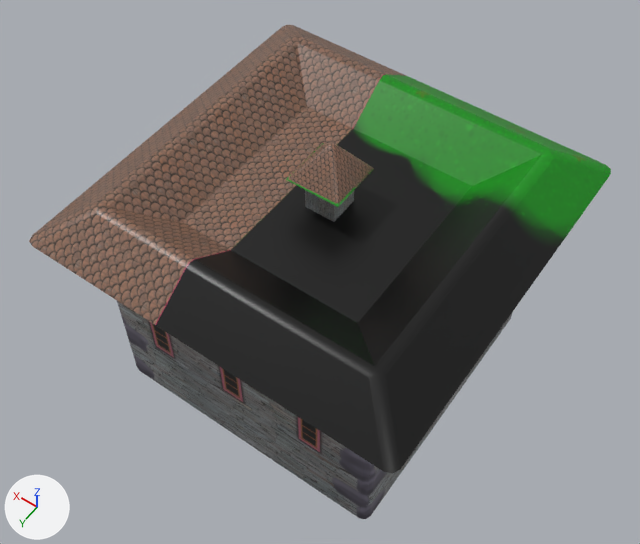
Two versions of the Blender file gfx/convent.blend, one commit apart.
The view is the same before and after, from a 50 mm lens placed at (-2.058, 2.983, 5.44), pointed at (-0.002, 0.104, 0.916). The lights are fixed; the arrows at lower left show +X, +Y and +Z.
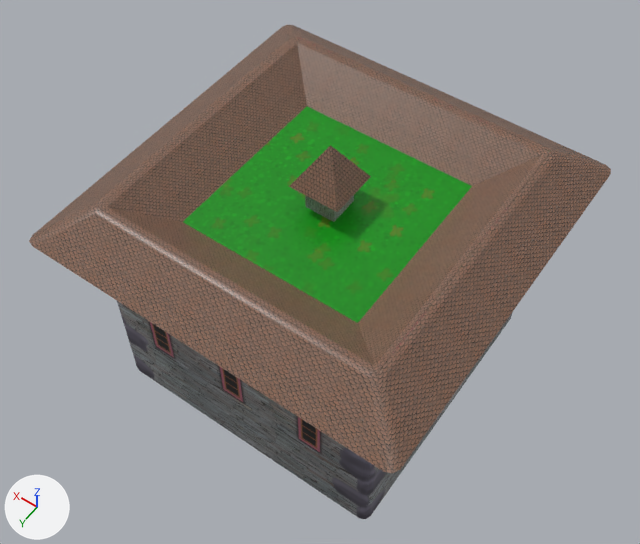
The change, as a list of edits to the scene's bpy script:
```text
Change me_cube:
    used by ob_cube; location = (0.0, 0.0, 0.0)
    remove me_cube.from_pydata(...)  # 111 vertices, 88 faces; spans x -1.27..1.27, y -1.27..1.27, z 0.0..1.96
    add me_cube.from_pydata(...)  # 83 vertices, 61 faces; spans x -1.27..1.27, y -1.27..1.27, z 0.0..1.96
    me_cube part 1
    32 vertices are removed from x -0.18..0.18, y -0.19..0.18, z 1.72..1.95
    31 faces are deleted
    1 vertex moves within x 0.0, y 0.0, z 1.96
    4 vertices are added at (-0.17, -0.17, 1.67), (-0.17, 0.17, 1.67), (0.17, 0.17, 1.67), (0.17, -0.17, 1.67)
    4 new faces join them
    me_cube part 2: 40 kept faces spanning x -1.27..1.27, y -1.27..1.27, z 1.47..1.69 get new texture (UV) coordinates
```

Pixel boxes [x1, y1, x2, y2] of what changed, in the pictures (640 x 544 px):
part 1 of me_cube, cut back
    before: [286, 143, 374, 207]
    after: [289, 145, 371, 212]
part 2 of me_cube, surface changed
    both: [29, 39, 611, 473]
